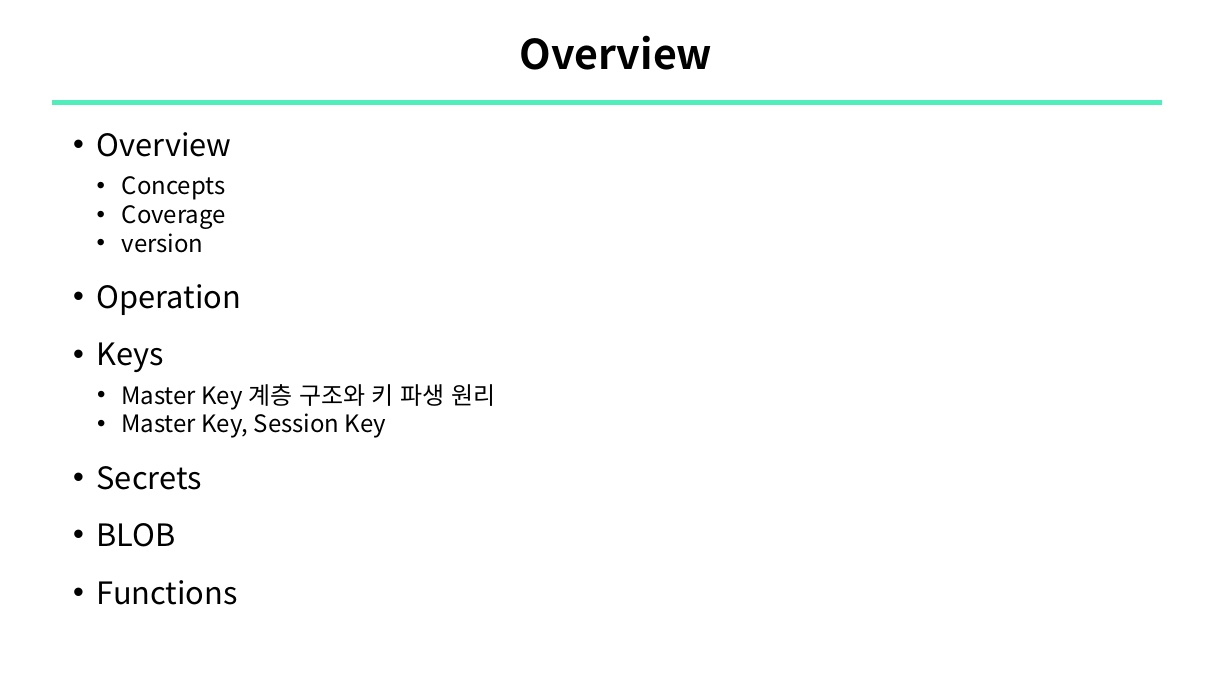
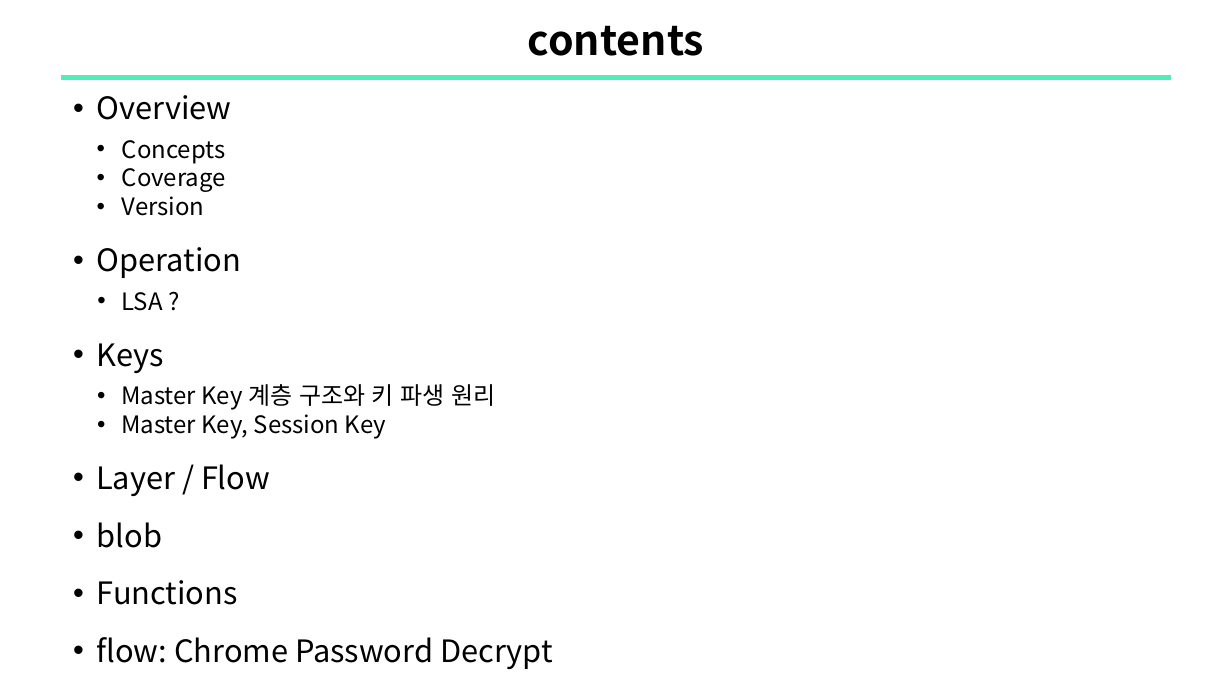
Before and after one commit to sewonpark292/SSL-Seminar, a slide deck: slide 2 of 14_DPAPI.pptx. Drawn at 1232x693 pixels with LibreOffice and Linux fonts; fonts in the diff are those of the drawing. Boxes give left, top, right and bottom in pixels: in the first picture for what was removed or moved away, otherwise in the second. Text is boxed around its words. In the diff, an @@ line names an element or a change of style, - is before the commit and + after.

```diff
--- a/14_DPAPI.pptx
+++ b/14_DPAPI.pptx
@@ title at (528, 25, 704, 56): text changed @@
-Overview
+contents
@@ text "Overview": place and size @@
-text "Overview" at (97, 132, 496, 605)
+text "Overview" at (96, 95, 553, 669)
@@ line moved from (52, 102) - (1163, 102) to (60, 78) - (1172, 78) @@
@@ text at (122, 191, 205, 216): text changed @@
-• version
+• Version
@@ text at (122, 292, 163, 311): paragraph added @@
+• LSA ?
@@ text at (96, 464, 270, 548): text changed @@
-• Secrets
-• BLOB
+• Layer / Flow
+• blob
@@ text at (97, 637, 553, 669): paragraph added @@
+• flow: Chrome Password Decrypt
```
Also in this commit, not shown: 8 other slides changed, 8 slides added, 9 slides removed.
